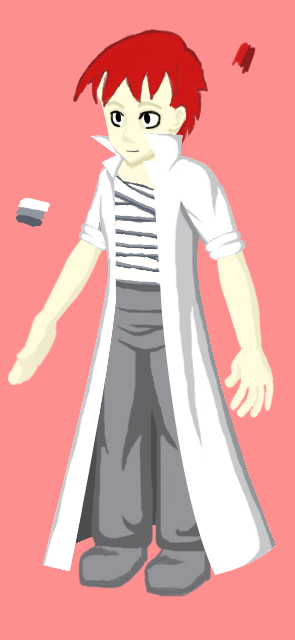
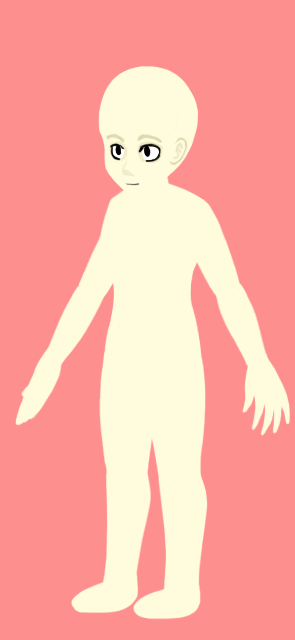
Layers edited between the first and the second 295×640 image:
removed group "frontbeta copy" (44 layers) over (8, 28, 277, 604)
renamed "relaxedLeft" to "eyes", moved it out of group "hand left", painted on it over (105, 133, 274, 418)
renamed "pentone torso" to "head", moved it out of group "torso", painted on it over (97, 65, 208, 299)
renamed "Layer 7" to "left hand", moved it out of group "frontbeta copy", painted on it over (79, 202, 290, 437)
renamed "pentone head" to "torso", moved it out of group "frontbeta copy", painted on it over (95, 31, 202, 388)
removed layer "Layer 1" from group "frontbeta copy" over (42, 152, 128, 571)
removed group "torso" (in "frontbeta copy") (4 layers) from group "frontbeta copy" over (16, 136, 209, 353)
removed layer "defaultfireM copy" from group "torso" over (16, 166, 209, 297)
removed layer "defaultfireM" from group "torso" over (16, 166, 209, 297)
renamed "pentone leftforarm" to "right forearm", moved it out of group "leftarm", painted on it over (45, 248, 262, 367)
renamed "test face" to "left thigh", moved it out of group "frontbeta copy", painted on it over (105, 100, 206, 497)
moved "left lowerleg" out of group "leftleg", painted on it over (112, 322, 208, 604)
removed layer "Layer 13" from group "frontbeta copy" over (90, 315, 195, 550)
renamed "Layer 4" to "left foot", moved it out of group "frontbeta copy", painted on it over (132, 157, 240, 620)
renamed "Layer 12" to "right thigh", moved it out of group "frontbeta copy", painted on it over (99, 326, 215, 553)
renamed "hairstyle1" to "right owerleg", moved it out of group "frontbeta copy", painted on it over (73, 28, 256, 596)
removed layer "Layer 9" over (42, 321, 275, 564)
removed layer "Layer 0" over (8, 28, 290, 620)
moved "Layer 3" out of group "frontbeta copy", painted on it over (8, 28, 290, 620)
…and 25 more changes (6 painted, 19 removed, 6 renamed, 6 stack, 1 visibility)
